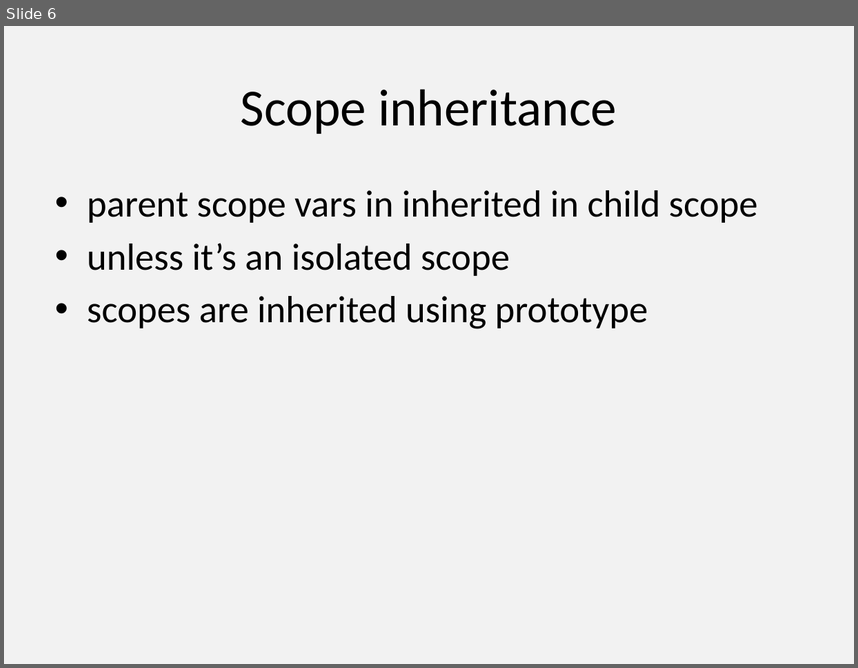
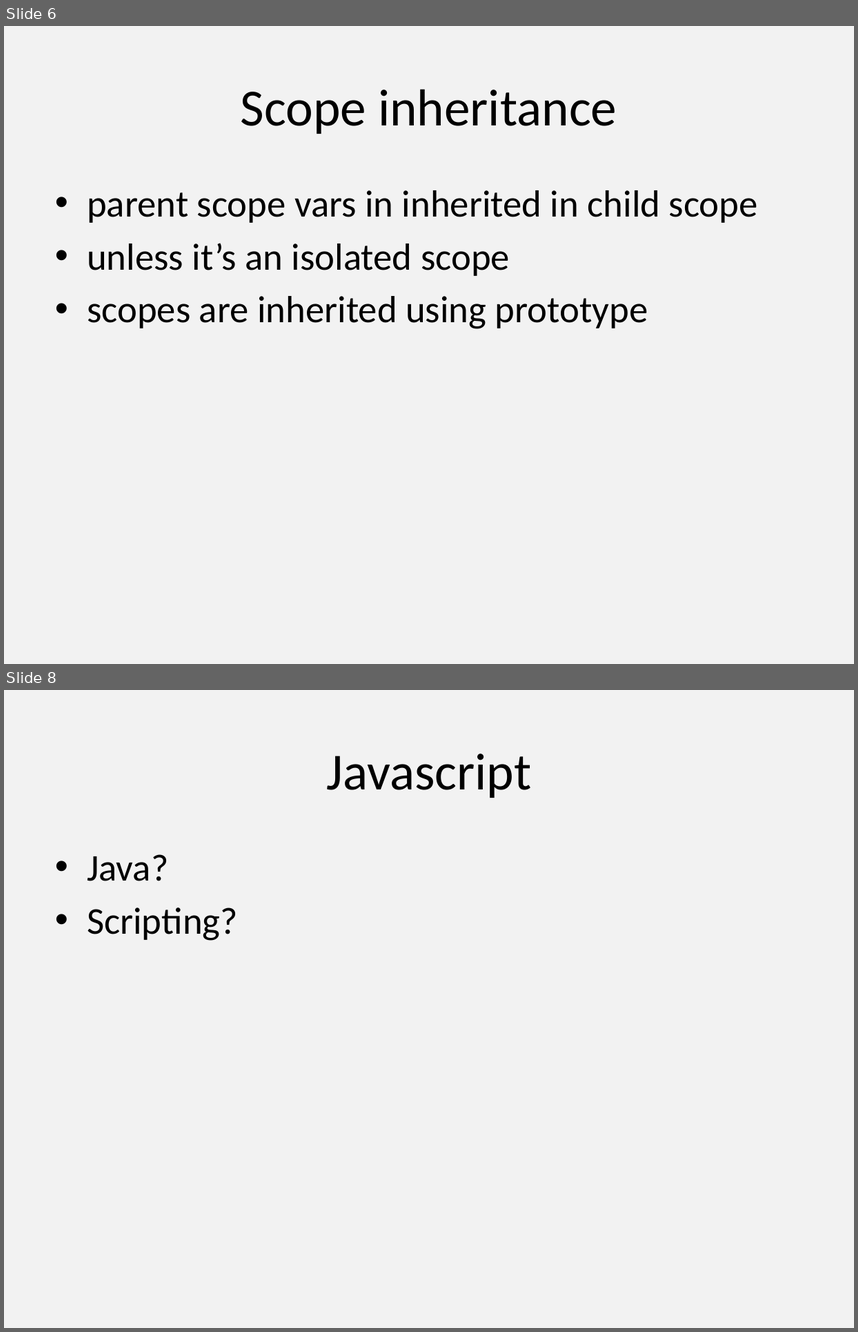
Before and after one commit to alexeymatveevp/angularjs-course, a slide deck: docs/01.pptx. Shown one above the other, each under a label of ours: slide 6 before the commit, slides 6 and 8 after it; the slides between them are not shown. The pictures are 858x668 and 858x1332 pixels, drawn with LibreOffice and Linux fonts; fonts in the diff are those of the drawing. Boxes give left, top, right and bottom in pixels: in the first picture for what was removed or moved away, otherwise in the second. Text is boxed around its words. In the diff, an @@ line names an element or a change of style, - is before the commit and + after.

```diff
--- a/docs/01.pptx
+++ b/docs/01.pptx
@@ slide 8 added at (4,690,854,1328), background #F2F2F2 @@
@@ title added at (326,753,531,798), 44 pt, text #000000 @@
+Javascript
@@ text added at (87,854,238,940), 32 pt, text #000000 @@
+• Java?
+• Scripting?
```
Also in this commit, not shown: 3 other slides added, 2 other files.
